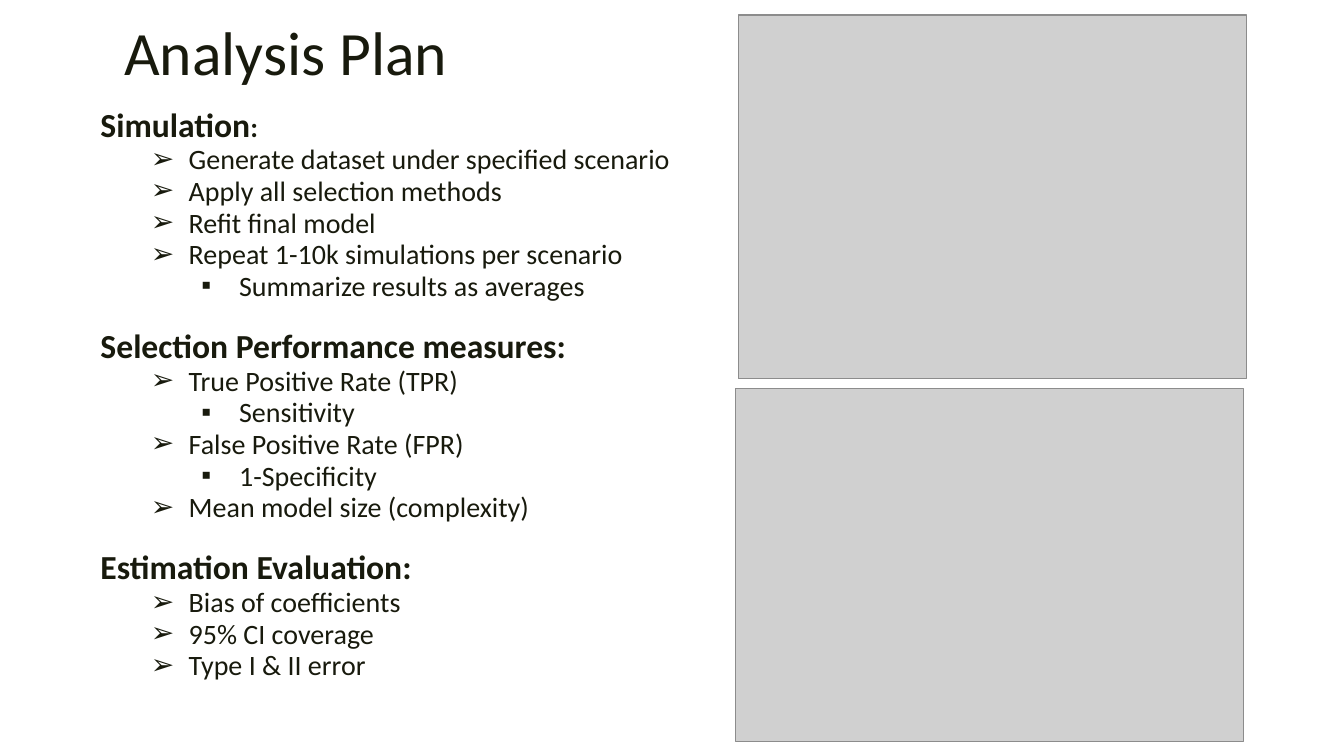
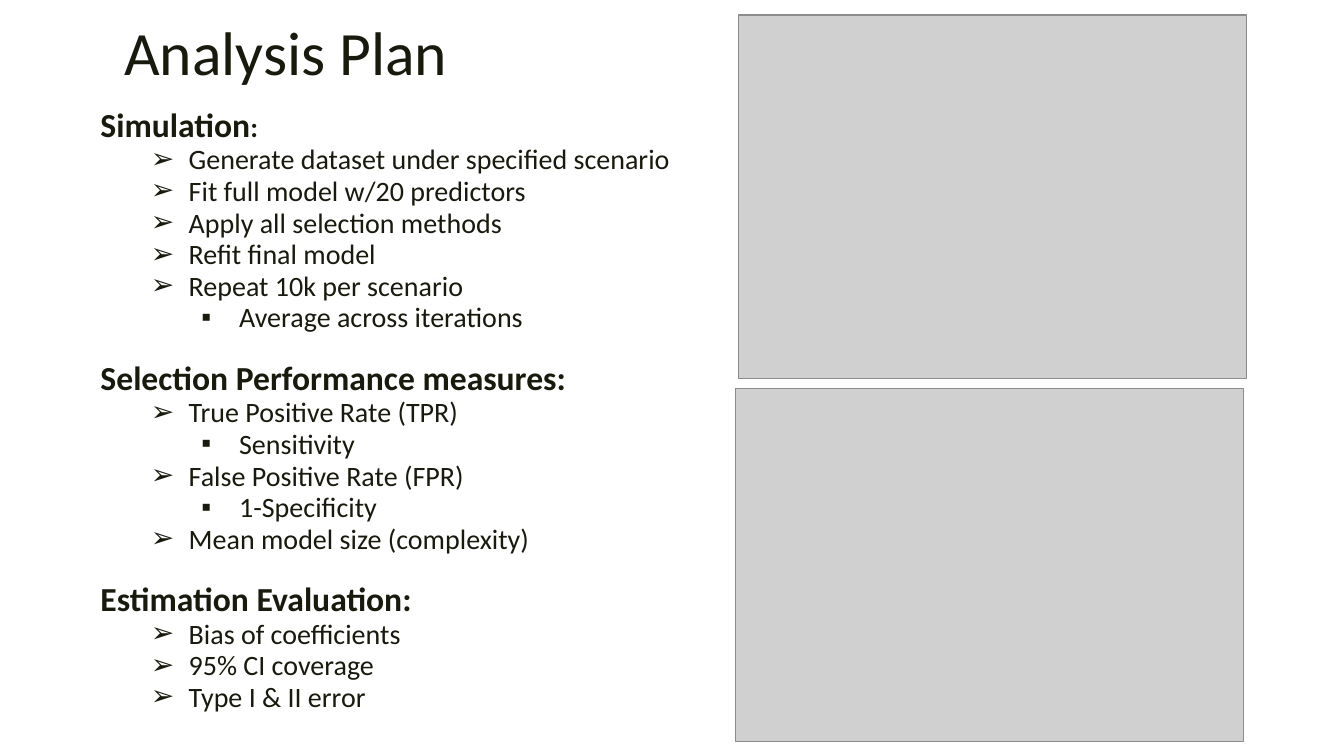
Before and after one commit to rysummers/BIOS6624-Class, a slide deck: slide 4 of Project4/Reports/Interim_presentation_slides_summers.pptx. Drawn at 1344x756 pixels with LibreOffice and Linux fonts; fonts in the diff are those of the drawing; grey boxes stand for pictures; background and template pictures are left out. Boxes give left, top, right and bottom in pixels: in the first picture for what was removed or moved away, otherwise in the second. Text is boxed around its words. In the diff, an @@ line names an element or a change of style, - is before the commit and + after.

Commit message:
Simulation results are now being reviewed. Experimenting with different tables and plots to determine best way to present the simulation results. Heatmap appears to be the best so far to conserve space. Updates to final reports results section have been made.

```diff
--- a/Project4/Reports/Interim_presentation_slides_summers.pptx
+++ b/Project4/Reports/Interim_presentation_slides_summers.pptx
@@ text at (x1=189, y1=181, x2=525, y2=206): paragraph added @@
+  ➢ Fit full model w/20 predictors
@@ text at (x1=189, y1=276, x2=523, y2=332): text changed @@
-  ➢ Repeat 1-10k simulations per scenario
-    ▪ Summarize results as averages
+  ➢ Repeat 10k per scenario
+    ▪ Average across iterations
```
Also in this commit, not shown: 2 slides added, 2 slides removed, 7 other files.
